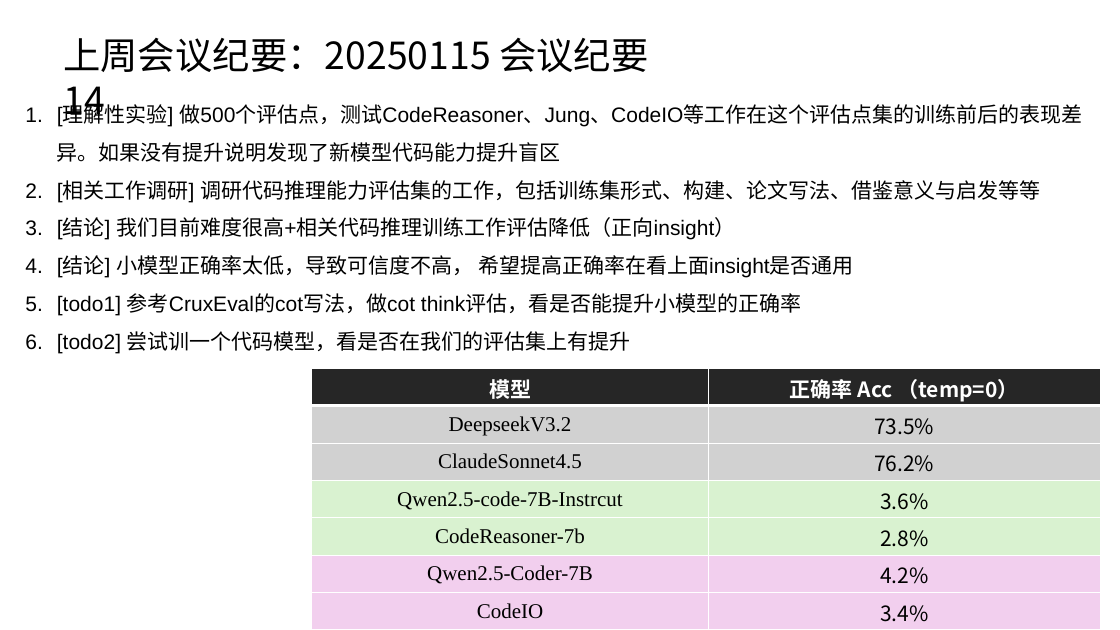
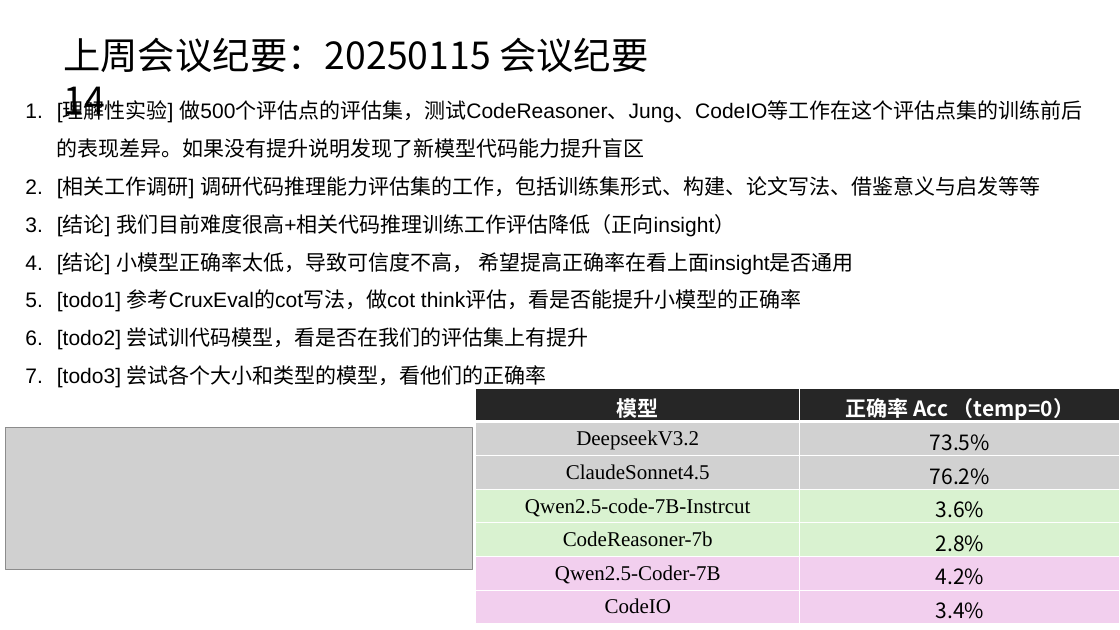
Before and after one commit to caoye04/TreecEva, a slide deck: slide 1 of 组会记录/组会0129.pptx. Drawn at 1120x630 pixels with LibreOffice and Linux fonts; fonts in the diff are those of the drawing; grey boxes stand for pictures. Boxes give left, top, right and bottom in pixels: in the first picture for what was removed or moved away, otherwise in the second. Text is boxed around its words. In the diff, an @@ line names an element or a change of style, - is before the commit and + after.

```diff
--- a/组会记录/组会0129.pptx
+++ b/组会记录/组会0129.pptx
@@ text at bbox=[57, 100, 1082, 158]: text changed @@
-1. [理解性实验] 做500个评估点，测试CodeReasoner、Jung、CodeIO等工作在这个评估点集的训练前后的表现差异。如果没有提升说明发现了新模型代码能力提升盲区
+1. [理解性实验] 做500个评估点的评估集，测试CodeReasoner、Jung、CodeIO等工作在这个评估点集的训练前后的表现差异。如果没有提升说明发现了新模型代码能力提升盲区
@@ text at bbox=[57, 327, 589, 387]: text changed @@
-6. [todo2] 尝试训一个代码模型，看是否在我们的评估集上有提升
+6. [todo2] 尝试训代码模型，看是否在我们的评估集上有提升
+7. [todo3] 尝试各个大小和类型的模型，看他们的正确率
@@ table: place and size @@
-table at bbox=[312, 369, 1101, 630]
+table at bbox=[476, 388, 1120, 623]
@@ picture added at bbox=[6, 428, 473, 570] @@
```
Also in this commit, not shown: 25 other slides changed, 3 slides added, 1 slide removed, 2 other files.
